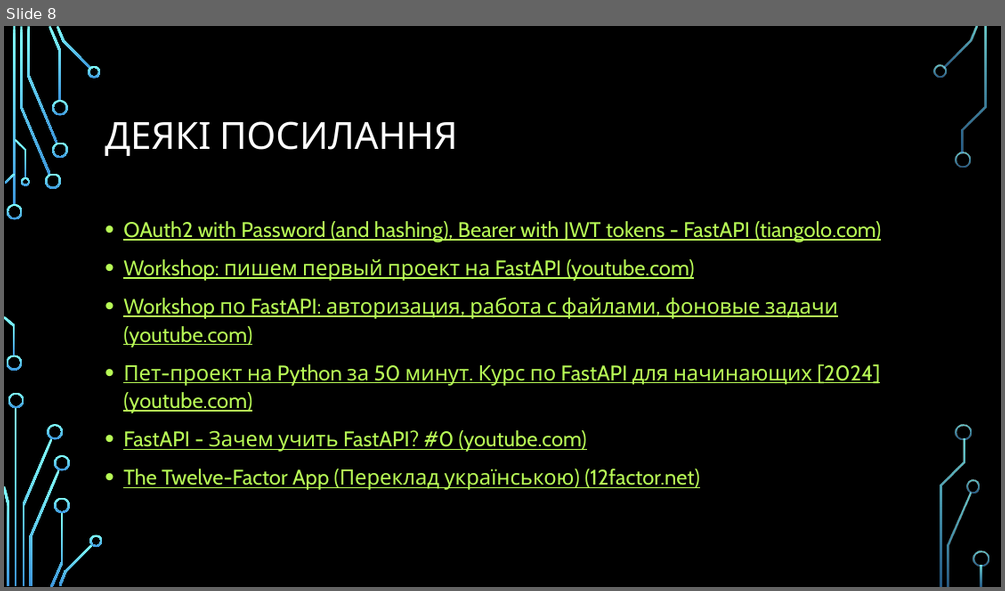
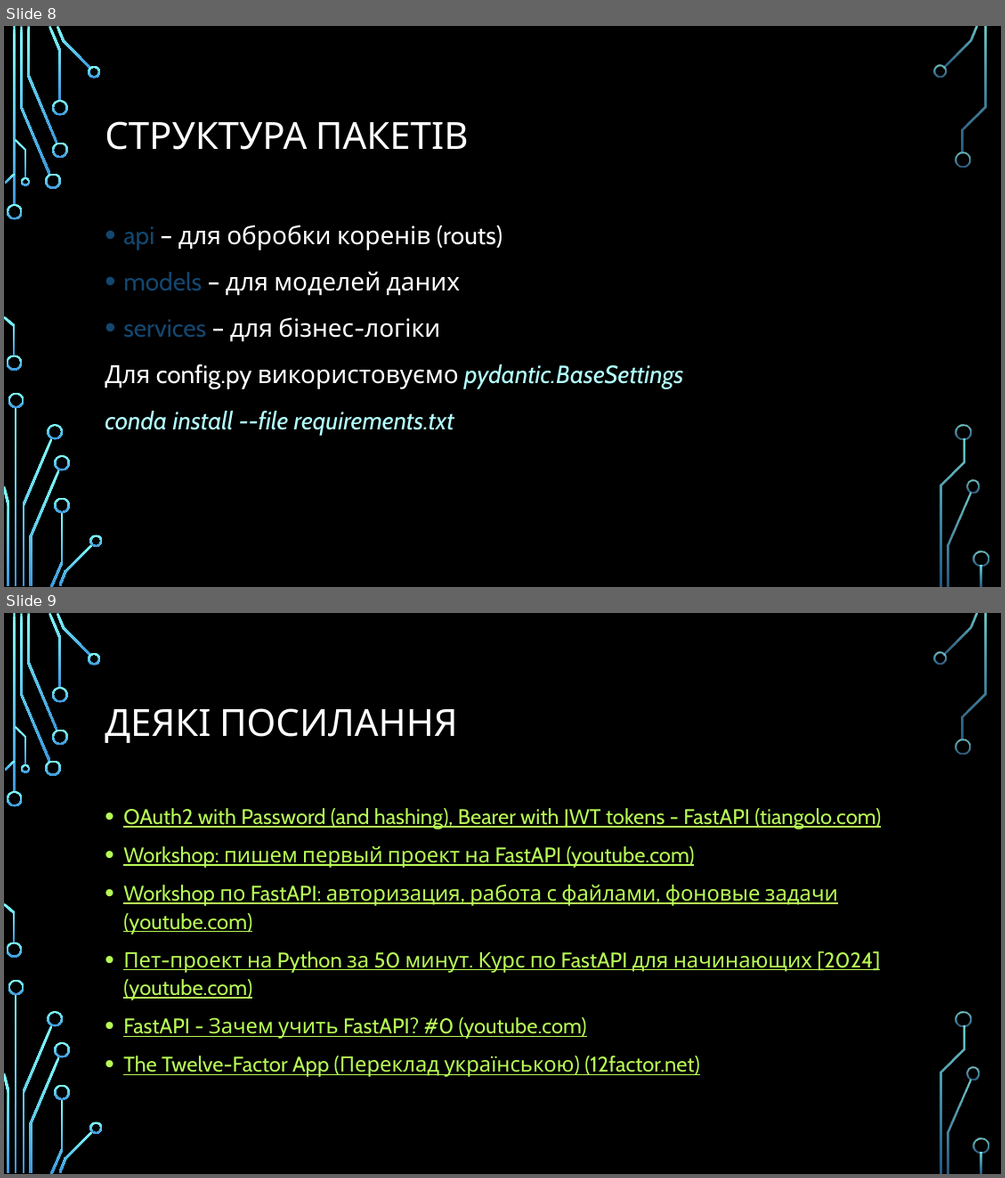
Before and after one commit to VasylKolomiiets/Lesson_11_fastAPI, a slide deck: FastAPI.pptx. Shown one above the other, each under a label of ours: slide 8 before the commit, slides 8 and 9 after it. The pictures are 1005x591 and 1005x1178 pixels, drawn with LibreOffice and Linux fonts; fonts in the diff are those of the drawing; background and template pictures are left out. Boxes give left, top, right and bottom in pixels: in the first picture for what was removed or moved away, otherwise in the second. Text is boxed around its words. In the diff, an @@ line names an element or a change of style, - is before the commit and + after.

Commit message:
dotenv_settings_

```diff
--- a/FastAPI.pptx
+++ b/FastAPI.pptx
@@ slide 8 added at (x1=4, y1=26, x2=1001, y2=587), background picture (left out); not listed: 36 template elements that a slide beside it also shows @@
@@ title added at (x1=105, y1=121, x2=469, y2=150), 36 pt, text #FFFFFF @@
+СТРУКТУРА ПАКЕТІВ
@@ text added at (x1=105, y1=224, x2=683, y2=435), 24 pt, text #FFFFFF @@
+• api – для обробки коренів (routs)
+• models – для моделей даних
+• services – для бізнес-логіки
+Для config.py використовуємо pydantic.BaseSettings
+conda install --file requirements.txt
@@ what was slide 8 is now slide 9 @@
```
Also in this commit, not shown: 1 slide changed, 17 other files.
